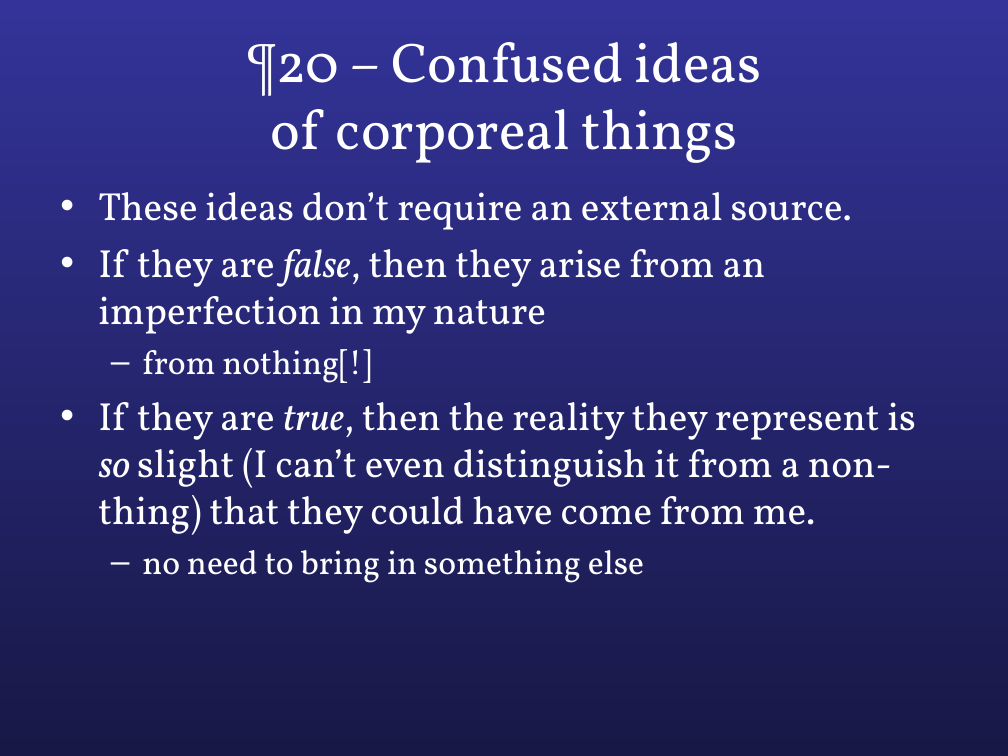
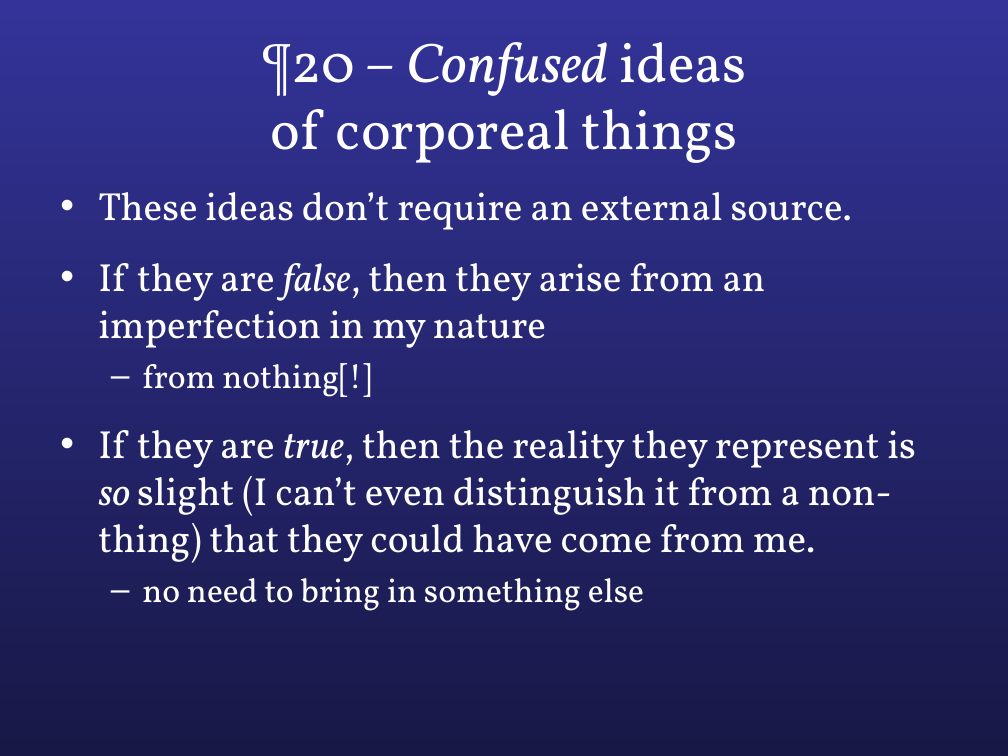
Before and after one commit to colemitchell/colemitchell.github.io, a slide deck: slide 19 of PHIL2220/Med III.ppt. Drawn at 1008x756 pixels with LibreOffice and Linux fonts; fonts in the diff are those of the drawing. Boxes give left, top, right and bottom in pixels: in the first picture for what was removed or moved away, otherwise in the second. Text is boxed around its words. In the diff, an @@ line names an element or a change of style, - is before the commit and + after.

```diff
--- a/PHIL2220/Med III.ppt
+++ b/PHIL2220/Med III.ppt
@@ title "¶20 – Confused ideas of ..." at [261, 42, 747, 163]: italic on in "Confused" @@
@@ text at [98, 192, 852, 397]: more space between paragraphs @@
```
Also in this commit, not shown: 7 other slides changed.
